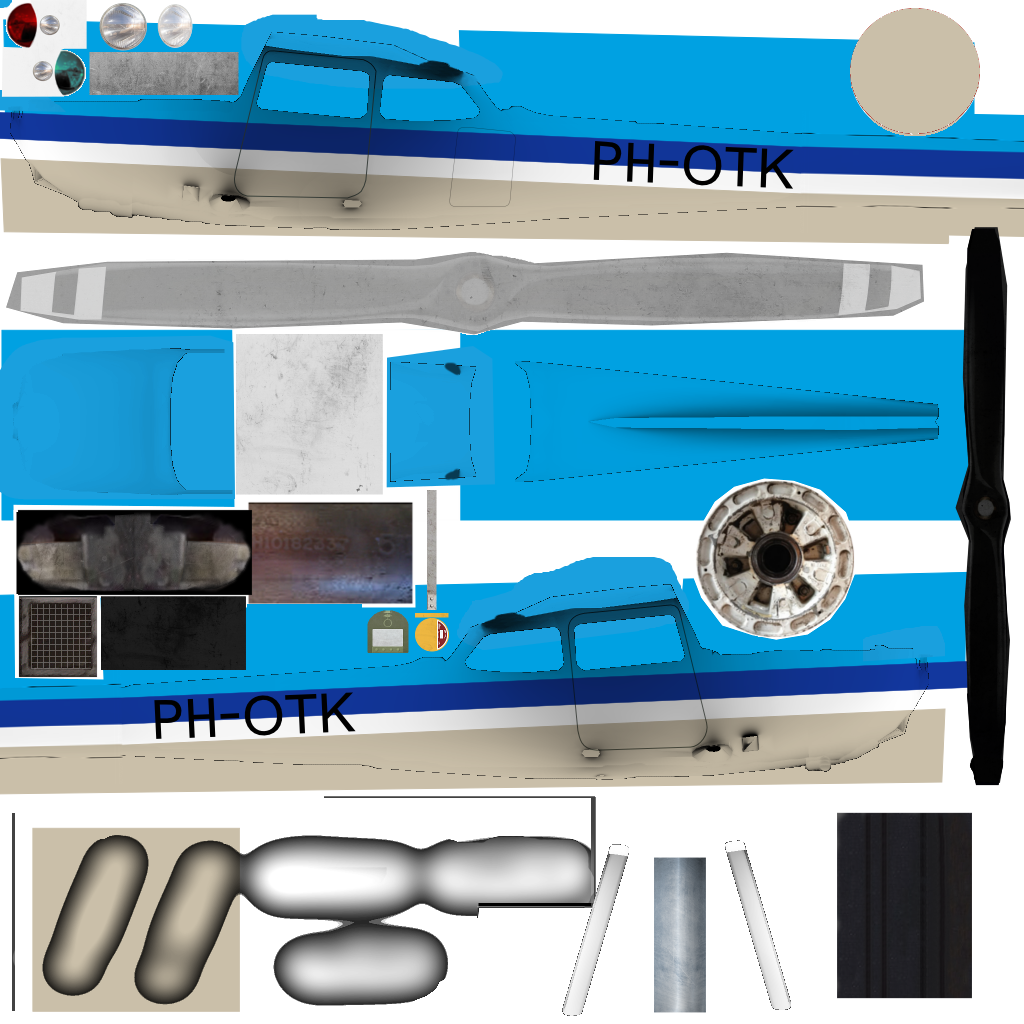
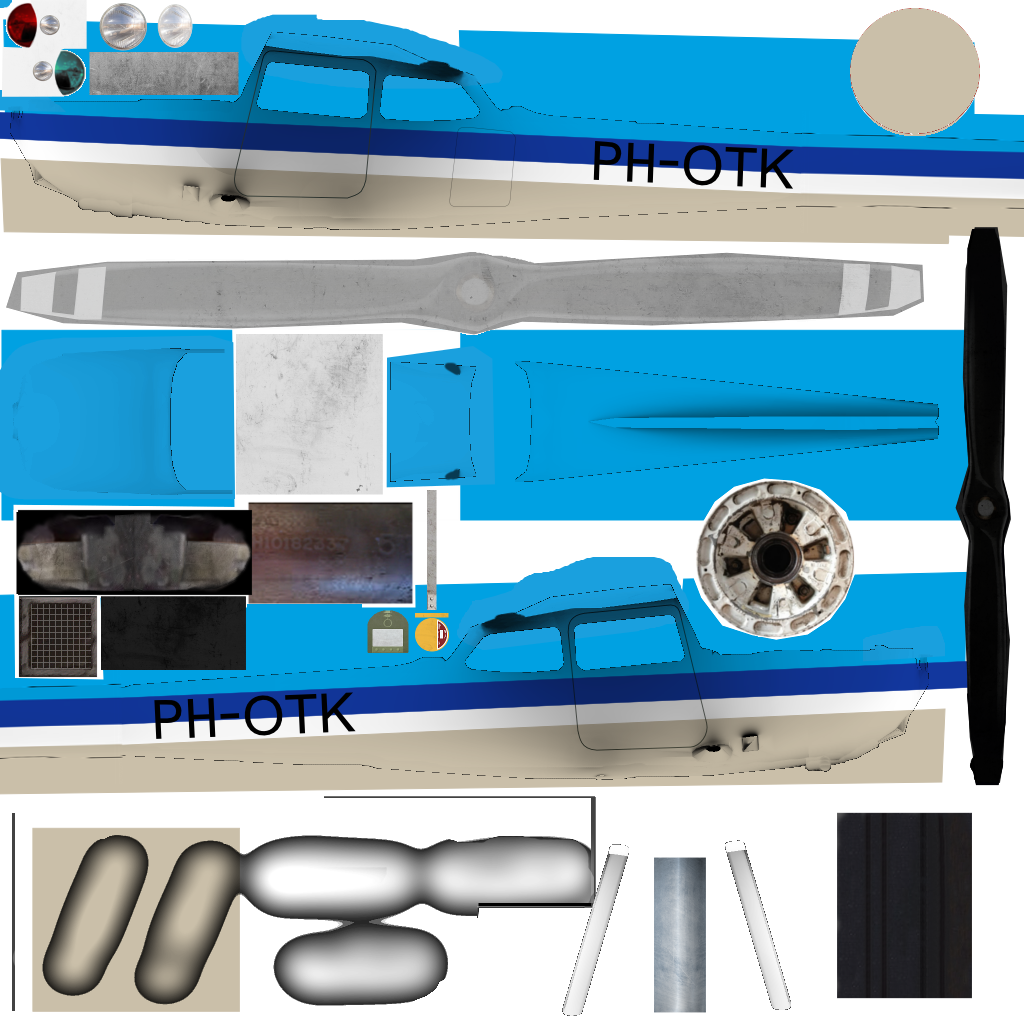
Two versions of the same layered image (1024 × 1024). Layer-by-layer changes:
added layer "Clipboard #8" above "Clipboard #6" over [302,176,631,780]
